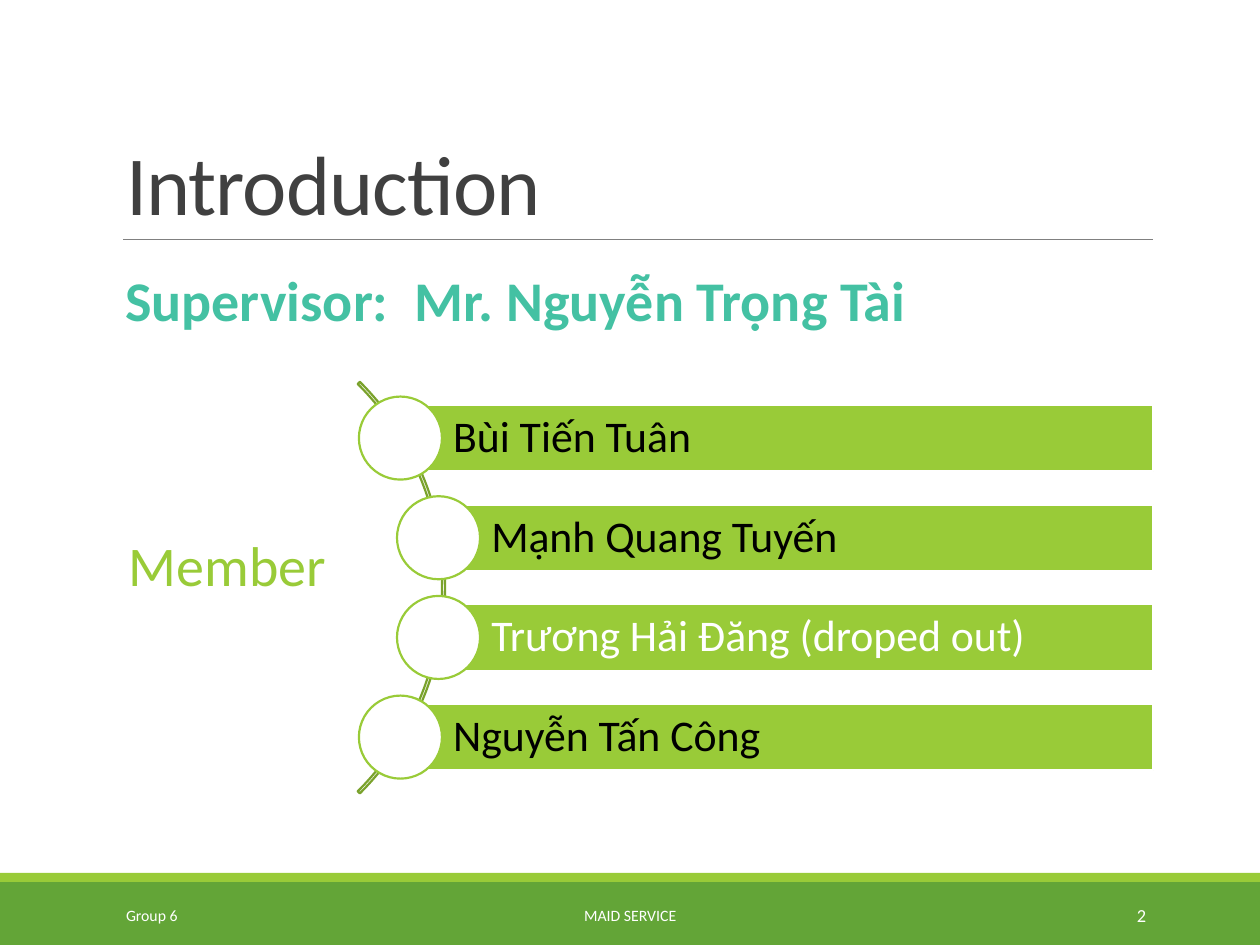
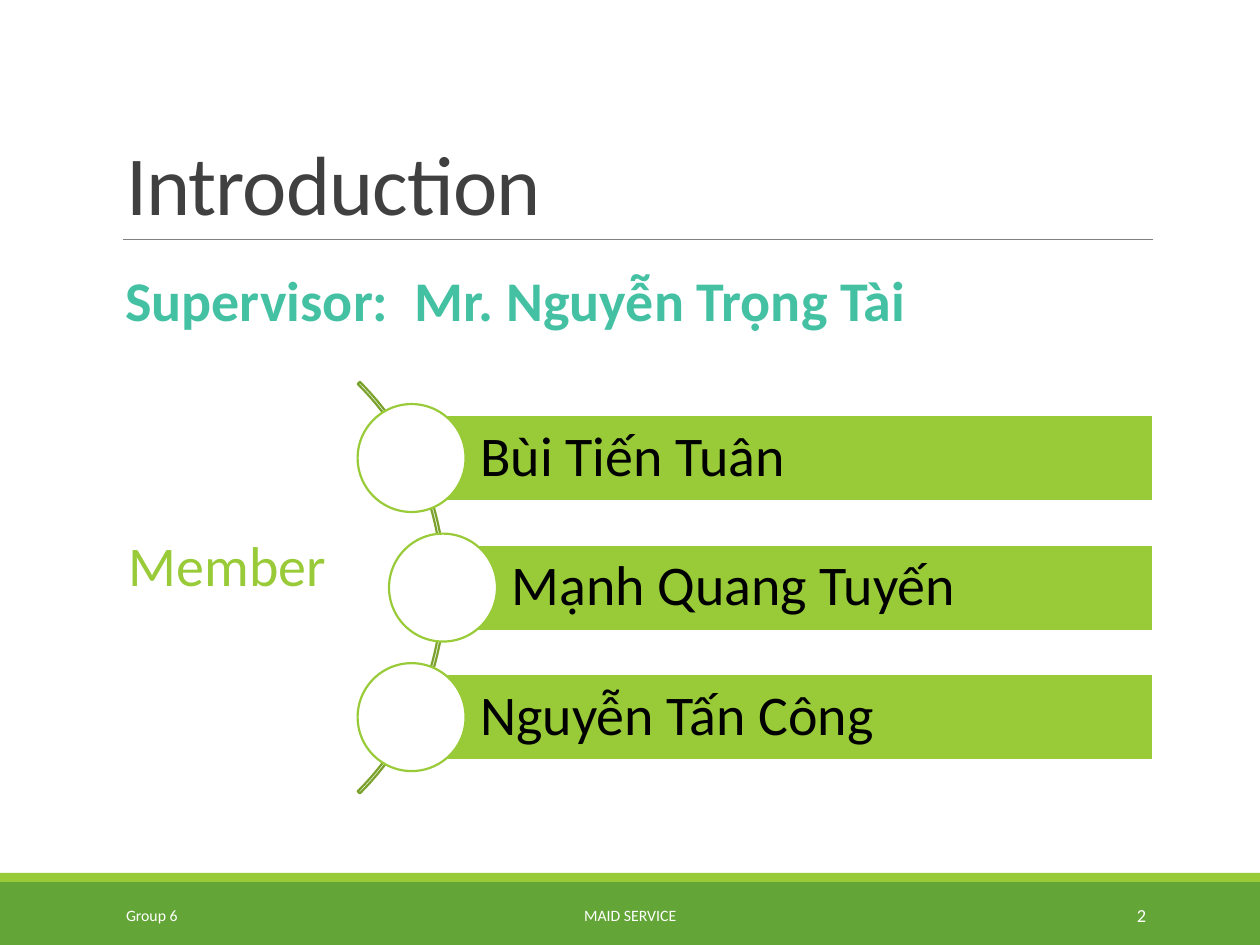
Before and after one commit to TuanBT/ms-website, a slide deck: slide 2 of Presentation/MS_Slide.pptx. Drawn at 1260x945 pixels with LibreOffice and Linux fonts; fonts in the diff are those of the drawing; background and template pictures are left out. Boxes give left, top, right and bottom in pixels: in the first picture for what was removed or moved away, otherwise in the second. Text is boxed around its words. In the diff, an @@ line names an element or a change of style, - is before the commit and + after.

```diff
--- a/Presentation/MS_Slide.pptx
+++ b/Presentation/MS_Slide.pptx
@@ ellipse: place and size @@
-ellipse at <box>359,397,442,480</box>
+ellipse at <box>358,404,466,513</box>
@@ text "Bùi Tiến Tuân": place and size @@
-text "Bùi Tiến Tuân" at <box>453,419,691,453</box>
+text "Bùi Tiến Tuân" at <box>480,434,785,477</box>
@@ rectangle: place and size @@
-rectangle at <box>401,404,1153,471</box>
+rectangle at <box>412,415,1154,501</box>
@@ ellipse removed at <box>397,496,480,580</box> @@
@@ ellipse: place and size @@
-ellipse at <box>397,596,480,679</box>
+ellipse at <box>389,534,498,643</box>
@@ size 25 to 32 pt; more space between paragraphs in 3 elements at <box>480,434,785,477</box>, <box>480,689,873,745</box>, <box>512,563,955,615</box> @@
@@ text "Mạnh Quang Tuyến": place and size @@
-text "Mạnh Quang Tuyến" at <box>491,519,837,560</box>
+text "Mạnh Quang Tuyến" at <box>512,563,955,615</box>
@@ rectangle: place and size @@
-rectangle at <box>438,504,1153,571</box>
+rectangle at <box>444,544,1154,631</box>
@@ rectangle removed at <box>438,605,1153,672</box> @@
@@ text removed at <box>491,619,1025,659</box> @@
-Trương Hải Đăng (droped out)
@@ ellipse: place and size @@
-ellipse at <box>359,696,442,779</box>
+ellipse at <box>358,663,466,771</box>
@@ text "Nguyễn Tấn Công": place and size @@
-text "Nguyễn Tấn Công" at <box>453,715,760,759</box>
+text "Nguyễn Tấn Công" at <box>480,689,873,745</box>
@@ rectangle: place and size @@
-rectangle at <box>401,704,1153,771</box>
+rectangle at <box>412,674,1154,761</box>
```
Also in this commit, not shown: 8 other slides changed, 5 slides added, 1 slide removed.
